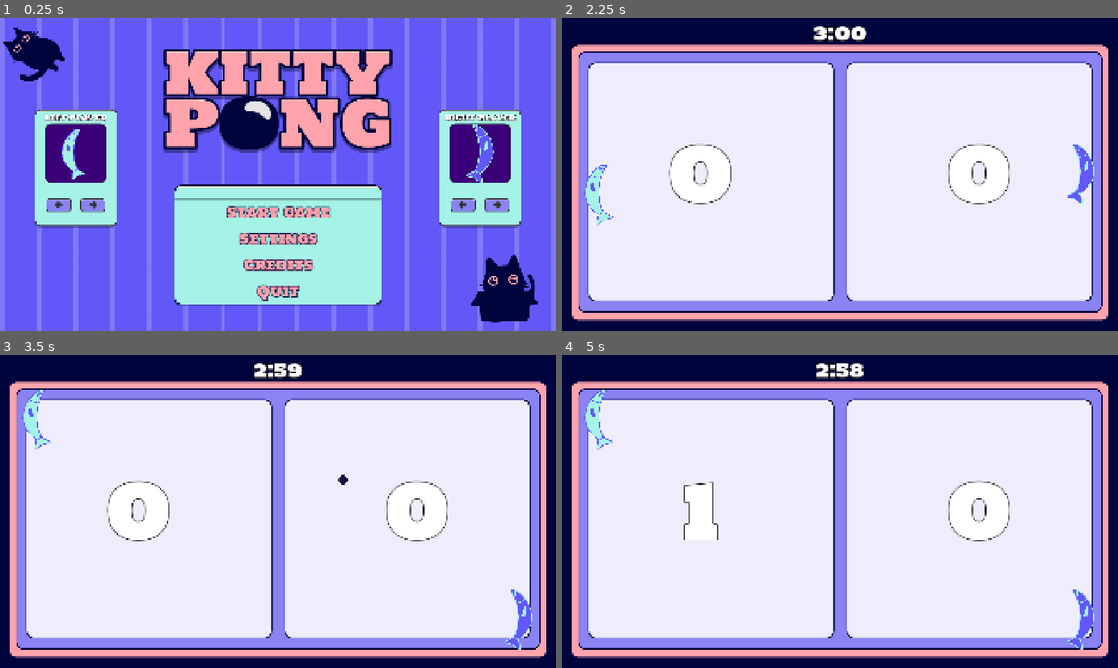
Above: before the commit, frames 1-4 (two rows, left to right).
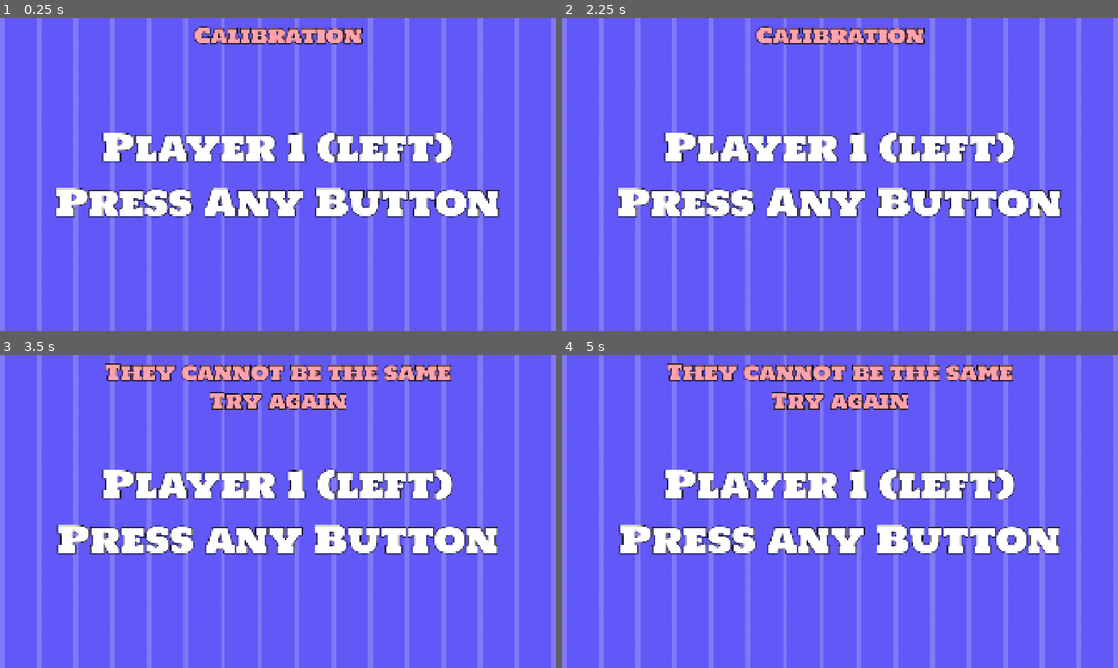
Above: after the commit, the same moments.

Repository: Jurinich/GDSG-WS-semester-project
Game: Godot game, scene res://scenes/main_menu.tscn
Same seed, same stepped clock (60 frames per second), same inputs: the game is played once before the commit and once after it.
Inputs (mouse positions are in pixels of both pictures, inside the frame that each line leads up to):
- Up to frame 1 (0.25 s): no input
- Up to frame 2 (2.25 s): click (840, 265) at 0.5 s, where only the run before the commit has a clickable "Credits"; click (840, 315) at 1.25 s, where only the run before the commit has a clickable "Back"; click (840, 212) at 2 s, where only the run before the commit has a clickable "Start Game"
- Up to frame 3 (3.5 s): tap Enter at 2.75 s; move the mouse to (400, 495) at 2.77 s; hold W (upP1) from 2.78 s (still down); hold Down (downP2) from 2.78 s (still down); tap Up (upP2) at 3.05 s
- Up to frame 4 (5 s): tap Enter at 3.5, 4.25 s; move the mouse to (728, 527) at 3.52 s; release W (upP1) at 3.53 s; release Down (downP2) at 3.53 s; hold S (downP1) 3.53-4.28 s; tap Up (upP2) at 3.6, 4.55 s; tap Down (downP2) at 3.8 s; move the mouse to (895, 442) at 4.27 s; hold W (upP1) from 4.28 s (still down); hold Down (downP2) from 4.28 s (still down)

The runs differ from the first frame. In frame 1, 45% of the frame differs, in the area x 0-97%, y 2-98%; in frame 2, 92%; in frame 3, 92%, in the area x 0-100%, y 0-100%; in frame 4, 92%.

Commit message:
added arcade controls

Diff:
--- a/gdsg-semester-project-w-2025-/project.godot
+++ b/gdsg-semester-project-w-2025-/project.godot
@@ -77,3 +77,39 @@
 "events": [Object(InputEventKey,"resource_local_to_scene":false,"resource_name":"","device":-1,"window_id":0,"alt_press …(196 unchanged characters)…
 ]
 }
+ArcadeUp={
+"deadzone": 0.2,
+"events": [Object(InputEventJoypadButton,"resource_local_to_scene":false,"resource_name":"","device":-1,"button_index":11,"pressure":0.0,"pressed":false,"script":null)
+]
+}
+ArcadeDown={
+"deadzone": 0.2,
+"events": [Object(InputEventJoypadButton,"resource_local_to_scene":false,"resource_name":"","device":-1,"button_index":12,"pressure":0.0,"pressed":true,"script":null)
+]
+}
+ArcadeLeft={
+"deadzone": 0.2,
+"events": [Object(InputEventJoypadButton,"resource_local_to_scene":false,"resource_name":"","device":-1,"button_index":13,"pressure":0.0,"pressed":true,"script":null)
+]
+}
+ArcadeRight={
+"deadzone": 0.2,
+"events": [Object(InputEventJoypadButton,"resource_local_to_scene":false,"resource_name":"","device":-1,"button_index":14,"pressure":0.0,"pressed":true,"script":null)
+]
+}
+Quit={
+"deadzone": 0.2,
+"events": [Object(InputEventJoypadButton,"resource_local_to_scene":false,"resource_name":"","device":-1,"button_index":4,"pressure":0.0,"pressed":true,"script":null)
+]
+}
+Start={
+"deadzone": 0.2,
+"events": [Object(InputEventJoypadButton,"resource_local_to_scene":false,"resource_name":"","device":-1,"button_index":6,"pressure":0.0,"pressed":true,"script":null)
+, Object(InputEventJoypadButton,"resource_local_to_scene":false,"resource_name":"","device":-1,"button_index":3,"pressure":0.0,"pressed":true,"script":null)
+]
+}
+Credits={
+"deadzone": 0.2,
+"events": [Object(InputEventJoypadButton,"resource_local_to_scene":false,"resource_name":"","device":-1,"button_index":2,"pressure":0.0,"pressed":true,"script":null)
+]
+}
--- /dev/null
+++ b/gdsg-semester-project-w-2025-/scenes/ArcadeCalibration.tscn
@@ -0,0 +1,58 @@
+[gd_scene format=3 uid="uid://x71s57sxup44"]
+
+[ext_resource type="Texture2D" uid="uid://cdm15ogkivjxe" path="res://assets/sprites/Backgrounds/BG_StartScreenMenue.png" id="1_gp2so"]
+[ext_resource type="Script" uid="uid://cvs6ldw801lxx" path="res://scripts/arcade_calibration.gd" id="1_kt86t"]
+[ext_resource type="Theme" uid="uid://dfhebtip2k3k3" path="res://new_theme.tres" id="2_sw76w"]
+
+[node name="ArcadeCalibration" type="Control" unique_id=1317257259]
+layout_mode = 3
+anchors_preset = 15
+anchor_right = 1.0
+anchor_bottom = 1.0
+grow_horizontal = 2
+grow_vertical = 2
+script = ExtResource("1_kt86t")
+
+[node name="Background" type="TextureRect" parent="." unique_id=570383848]
+layout_mode = 1
+anchors_preset = 15
+anchor_right = 1.0
+anchor_bottom = 1.0
+grow_horizontal = 2
+grow_vertical = 2
+texture = ExtResource("1_gp2so")
+expand_mode = 2
+stretch_mode = 1
+
+[node name="Calibr" type="Label" parent="." unique_id=720364544]
+layout_mode = 1
+anchors_preset = 5
+anchor_left = 0.5
+anchor_right = 0.5
+offset_left = -290.5
+offset_right = 290.5
+offset_bottom = 118.0
+grow_horizontal = 2
+theme = ExtResource("2_sw76w")
+theme_override_colors/font_color = Color(1, 0.6392157, 0.6745098, 1)
+theme_override_constants/line_spacing = -19
+theme_override_font_sizes/font_size = 72
+text = "Calibration"
+horizontal_alignment = 1
+vertical_alignment = 1
+
+[node name="InfoLabel" type="Label" parent="." unique_id=1041483803]
+layout_mode = 1
+anchors_preset = 15
+anchor_right = 1.0
+anchor_bottom = 1.0
+grow_horizontal = 2
+grow_vertical = 2
+theme = ExtResource("2_sw76w")
+theme_override_colors/font_color = Color(1, 1, 1, 1)
+theme_override_constants/line_spacing = -19
+theme_override_font_sizes/font_size = 128
+text = "Player 1 (left)
+Press Any Button"
+horizontal_alignment = 1
+vertical_alignment = 1
--- a/gdsg-semester-project-w-2025-/scenes/main_menu.tscn
+++ b/gdsg-semester-project-w-2025-/scenes/main_menu.tscn
@@ -182,6 +182,7 @@
 grow_horizontal = 1
 scale = Vector2(0.5, 0.5)
 player_name = "Left Player"
+isP1 = true
 
 [node name="PlayerSelectionNode2" parent="SelectionController" unique_id=1162290833 instance=ExtResource("8_tbmy8")]
 layout_mode = 1
--- a/gdsg-semester-project-w-2025-/scripts/GameManager.gd
+++ b/gdsg-semester-project-w-2025-/scripts/GameManager.gd
@@ -10,6 +10,10 @@
 
 var sound_vol: int = 100
 var music_vol: int = 100
+
+var arcade_mode = true
+var arcade_p1_id = -1
+var arcade_p2_id = 1
 
 signal score_changed
 signal sound_changed
@@ -43,6 +47,9 @@
 
 	return true
 
-
 func get_score_formatted() -> String:
 	return str(left_player_score) + ":" + str(right_player_score)
+
+func _unhandled_input(event):
+	if event.is_action_pressed("Quit"):
+		get_tree().quit()
--- /dev/null
+++ b/gdsg-semester-project-w-2025-/scripts/arcade_calibration.gd
@@ -0,0 +1,23 @@
+extends Control
+
+var p1 = true
+
+func _unhandled_input(event):
+	if not event.is_pressed():
+		return
+
+	if p1:
+		GameManager.arcade_p1_id = event.device
+		print("p1 is device: " + str(GameManager.arcade_p1_id))
+		$"InfoLabel".text = "Player 2 (right)\nPress any Button"
+		p1 = false
+	else:
+		if event.device == GameManager.arcade_p1_id:
+			$"Calibr".text = "They cannot be the same\nTry again"
+			$"InfoLabel".text = "Player 1 (left)\nPress any Button"
+			p1 = true
+			return
+
+		GameManager.arcade_p2_id = event.device
+		print("p2 is device: " + str(GameManager.arcade_p1_id))
+		get_tree().change_scene_to_file("res://scenes/main_menu.tscn")
--- a/gdsg-semester-project-w-2025-/scripts/credits_scene.gd
+++ b/gdsg-semester-project-w-2025-/scripts/credits_scene.gd
@@ -2,3 +2,11 @@
 
 func _on_back_button_pressed():
 	get_tree().change_scene_to_file("res://scenes/main_menu.tscn")
+
+func _unhandled_input(event):
+	# Now we safely know this event belongs to THIS player
+	if event.is_action_pressed("Start"):
+		_on_back_button_pressed()
+
+	if event.is_action_pressed("Credits"):
+		_on_back_button_pressed()
--- a/gdsg-semester-project-w-2025-/scripts/main_menu_controller.gd
+++ b/gdsg-semester-project-w-2025-/scripts/main_menu_controller.gd
@@ -9,6 +9,9 @@
 		info_label.text = ""
 	else:
 		info_label.text = get_winner_text()
+
+	if GameManager.arcade_mode and GameManager.arcade_p1_id == -1:
+		get_tree().change_scene_to_file("res://scenes/ArcadeCalibration.tscn")
 
 
 func _on_start_button_pressed():
@@ -29,6 +32,15 @@
 	get_tree().quit()
 
 
+func _unhandled_input(event):
+	# Now we safely know this event belongs to THIS player
+	if event.is_action_pressed("Start"):
+		_on_start_button_pressed()
+
+	if event.is_action_pressed("Credits"):
+		_on_credits_button_pressed()
+
+
 func get_winner_text() -> String:
 	var winner_msg = "%s Player won!" % (
 		"Left" if (GameManager.left_player_score > GameManager.right_player_score) else "Right"
--- a/gdsg-semester-project-w-2025-/scripts/playerMovement.gd
+++ b/gdsg-semester-project-w-2025-/scripts/playerMovement.gd
@@ -5,6 +5,7 @@
 @export var paddles: Array[PackedScene]
 
 var fixed_x: float
+var arcade_input: float
 
 
 func _ready():
@@ -20,13 +21,39 @@
 	add_child(paddle)
 
 func getYdir() -> float:
-	if isP1:
-		return Input.get_action_strength("downP1") - Input.get_action_strength("upP1")
+	if GameManager.arcade_mode:
+		return arcade_input
+
 	else:
-		return Input.get_action_strength("downP2") - Input.get_action_strength("upP2")
+		if isP1:
+			return Input.get_action_strength("downP1") - Input.get_action_strength("upP1")
+		else:
+			return Input.get_action_strength("downP2") - Input.get_action_strength("upP2")
 
 func _physics_process(_delta: float) -> void:
 	var dir:Vector2=Vector2(0, getYdir())
 	velocity = dir * SPEED
 	move_and_slide()
 	global_position.x = fixed_x
+
+
+func _unhandled_input(event):
+	if GameManager.arcade_mode == false:
+		return
+
+	if event.device not in [GameManager.arcade_p1_id, GameManager.arcade_p2_id]:
+		return
+
+	if isP1:
+		if event.device == GameManager.arcade_p2_id: return
+	else:
+		if event.device == GameManager.arcade_p1_id: return
+
+	if event.is_action_pressed("ArcadeUp"):
+		arcade_input = -1.0
+
+	elif event.is_action_pressed("ArcadeDown"):
+		arcade_input = 1.0
+
+	else:
+		arcade_input = 0.0
--- a/gdsg-semester-project-w-2025-/scripts/player_selection_node.gd
+++ b/gdsg-semester-project-w-2025-/scripts/player_selection_node.gd
@@ -7,6 +7,7 @@
 @export var player_name: String
 @export var possible_textures: Array[Texture2D]
 @export var start_index: int = 0
+@export var isP1: bool
 
 var cur_index: int
 
@@ -35,3 +36,21 @@
 
 func update_texture():
 	selection.texture = possible_textures[cur_index]
+
+func _unhandled_input(event):
+	if GameManager.arcade_mode == false:
+		return
+
+	if event.device not in [GameManager.arcade_p1_id, GameManager.arcade_p2_id]:
+		return
+
+	if isP1:
+		if event.device == GameManager.arcade_p2_id: return
+	else:
+		if event.device == GameManager.arcade_p1_id: return
+
+	if event.is_action_pressed("ArcadeLeft"):
+		_on_left_button_pressed()
+
+	elif event.is_action_pressed("ArcadeRight"):
+		_on_right_button_pressed()
Not shown, added: gdsg-semester-project-w-2025-/export_presets.cfg
Not shown, added: gdsg-semester-project-w-2025-/scripts/arcade_calibration.gd.uid
